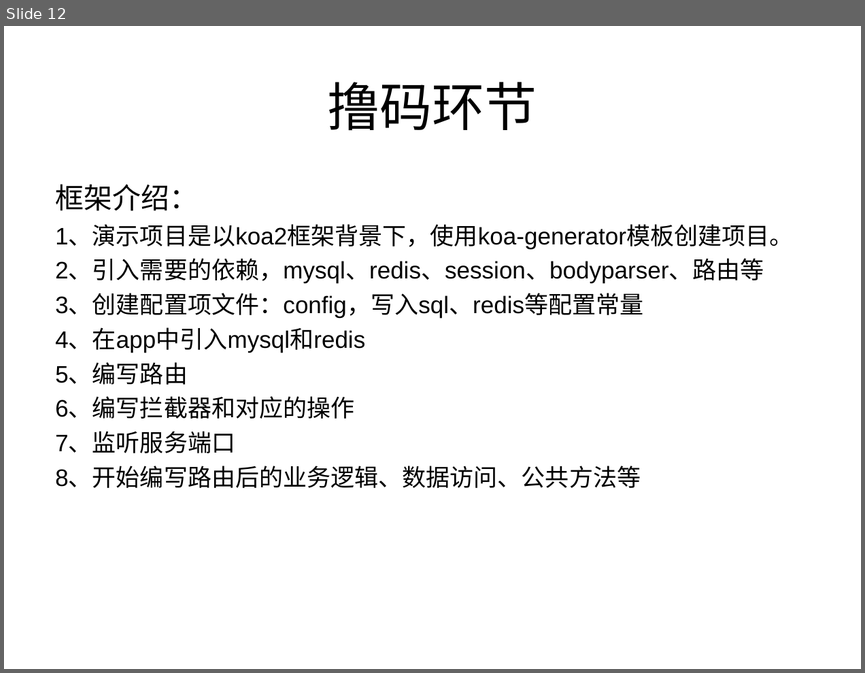
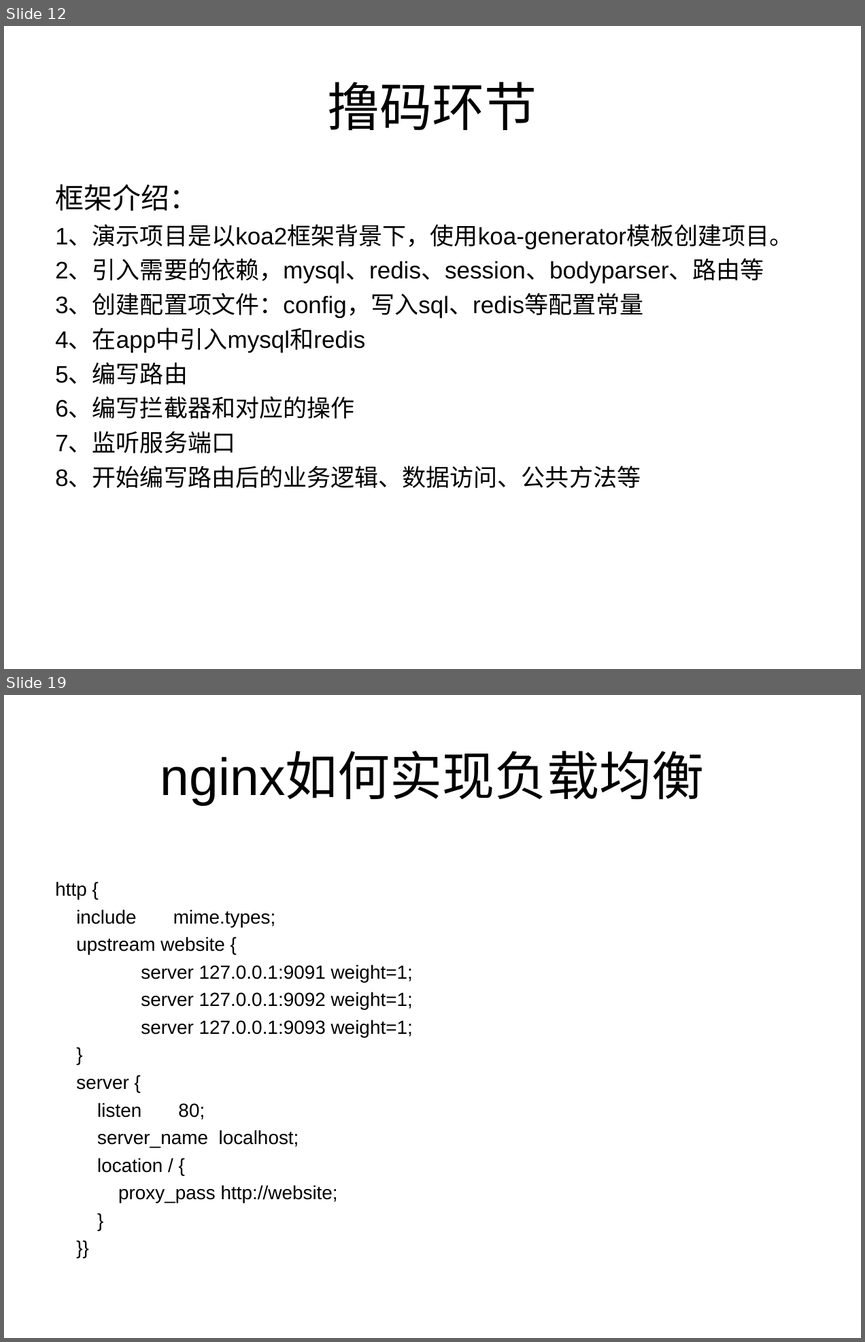
Before and after one commit to Alan055/node-koa, a slide deck: Alan-node解读.ppt. Shown one above the other, each under a label of ours: slide 12 before the commit, slides 12 and 19 after it; the slides between them are not shown. The pictures are 865x673 and 865x1342 pixels, drawn with LibreOffice and Linux fonts; fonts in the diff are those of the drawing. Boxes give left, top, right and bottom in pixels: in the first picture for what was removed or moved away, otherwise in the second. Text is boxed around its words. In the diff, an @@ line names an element or a change of style, - is before the commit and + after.

```diff
--- a/Alan-node解读.ppt
+++ b/Alan-node解读.ppt
@@ slide 19 added at [4, 695, 861, 1338], background #FFFFFF @@
@@ title added at [160, 753, 704, 805], 44 pt, text #000000 @@
+nginx如何实现负载均衡
@@ text added at [55, 881, 413, 1202], 16 pt, text #000000 @@
+http {
+include mime.types;
+upstream website {
+server 127.0.0.1:9091 weight=1;
+server 127.0.0.1:9092 weight=1;
+server 127.0.0.1:9093 weight=1;
+}
+server {
+listen 80;
+server_name localhost;
+location / {
+proxy_pass http://website;
+}
+}}
```
Also in this commit, not shown: 6 other slides added, 26 other files.
